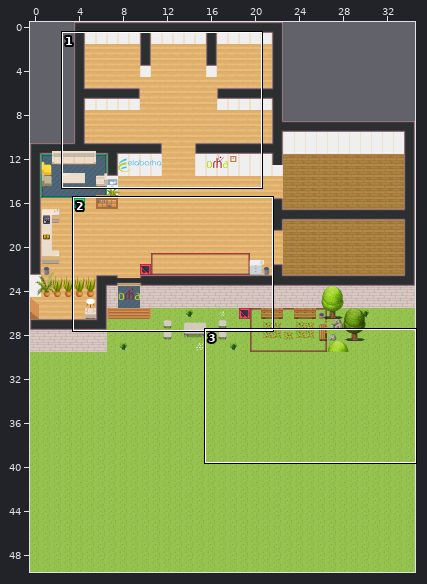
An edit to a level. Tiled map (JSON), map3.tmj. The picture above shows the old version from afar; the outline marks the close-up.
Close-up. Before:
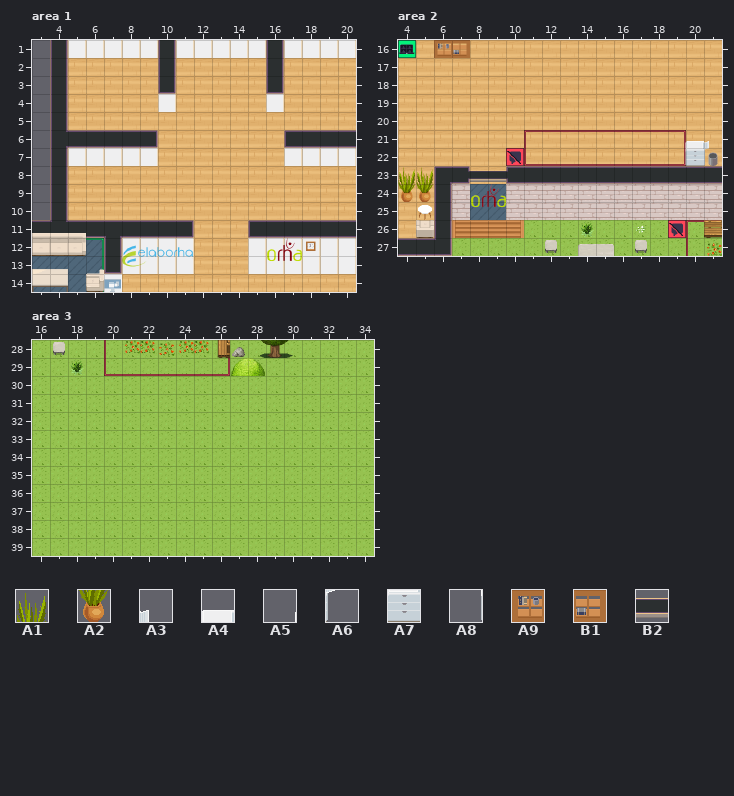
Cells are 32x32 px. Shown: area 1 x 3..20, y 1..14; area 2 x 4..21, y 16..27; area 3 x 16..34, y 28..39. The commit also changed other parts of the map, which this record leaves out.
Key: from "WA_Decoration": A1 75, A2 87; from "WA_Miscellaneous": A3 26 flipped left-right, A4 27 flipped left-right, A5 28 flipped left-right, A6 36 flipped left-right, A7 37 flipped left-right, A8 38 flipped left-right; from "WA_Other_Furniture": A9 31, B1 32; from "WA_Room_Builder": B2 64.
__ is an empty cell.
Layers that did not change in this view are not listed.
Layer "furniture/Pièce principale" before, area 2, first column x 4:
16 __ __ A9 B1 __ __ __ __ __ __ __ __ __ __ __ __ __ __
17 __ __ __ __ __ __ __ __ __ __ __ __ __ __ __ __ __ __
18 __ __ __ __ __ __ __ __ __ __ __ __ __ __ __ __ __ __
19 __ __ __ __ __ __ __ __ __ __ __ __ __ __ __ __ __ __
20 __ __ __ __ __ __ __ __ __ __ __ __ __ __ __ __ __ __
21 __ __ __ __ __ __ __ __ __ __ __ __ __ __ __ __ __ __
22 __ __ __ __ __ __ __ __ __ __ __ __ __ __ __ A8 A7 A6
23 __ __ __ __ __ __ __ __ __ __ __ __ __ __ __ __ __ __
24 A2 A2 __ __ __ __ __ __ __ __ __ __ __ __ __ __ __ __
Layer "Par dessus personnages/Pièce principale" before, area 2, first column x 4:
16 __ __ __ __ __ __ __ __ __ __ __ __ __ __ __ __ __ __
17 __ __ __ __ __ __ __ __ __ __ __ __ __ __ __ __ __ __
18 __ __ __ __ __ __ __ __ __ __ __ __ __ __ __ __ __ __
19 __ __ __ __ __ __ __ __ __ __ __ __ __ __ __ __ __ __
20 __ __ __ __ __ __ __ __ __ __ __ __ __ __ __ __ __ __
21 __ __ __ __ __ __ __ __ __ __ __ __ __ __ __ A5 A4 A3
22 __ __ __ __ __ __ __ __ __ __ __ __ __ __ __ __ __ __
23 A1 A1 __ __ B2 B2 __ __ __ __ __ __ __ __ __ __ __ __
The result:
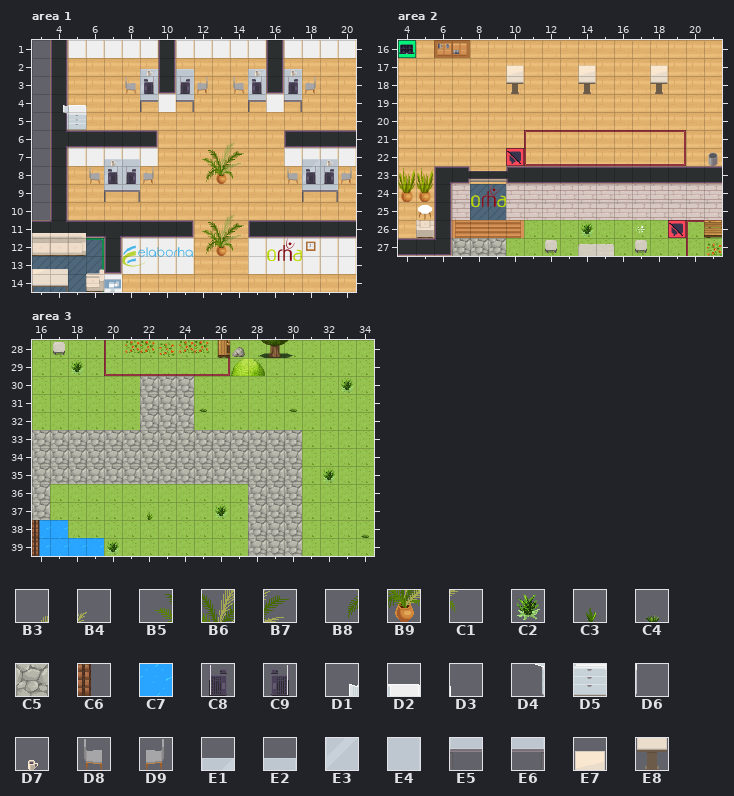
Further tiles: from "WA_Decoration": B3 61, B4 62, B5 72, B6 73, B7 74, B8 84, B9 85, C1 86; from "WA_Exterior": C2 506, C3 508, C4 509, C5 650, C6 734, C7 742; from "WA_Miscellaneous": C8 24, C9 25, D1 26, D2 27, D3 28, D4 36, D5 37, D6 38, D7 59; from "WA_Seats": D8 119, D9 120; from "WA_Tables": E1 5, E2 7, E3 15, E4 17, E5 25, E6 27, E7 42, E8 52.
Tiles of an added or newly shown layer are drawn over the layers below it.
The commit says: Ajout de nos éléments de bureaux/réunions
Change:
Changed rows in their new state; .. is an unchanged cell.
Layer "furniture/Pièce principale", area 1:
first column x 4:
 4 D1 .. ..
 5 D4 D5 D6
Layer "Bureaux/Tables chaises", area 1:
first column x 6:
 3 .. .. D8 E3 .. E4 D9 .. D8 E3 .. E4 D9 .. ..
 4 .. .. .. E5 .. E6 .. .. .. E5 .. E6 .. .. ..
 7 .. E1 E2 .. .. .. .. .. .. .. .. .. E1 E2 ..
 8 D8 E3 E4 D9 .. .. .. .. .. .. .. D8 E3 E4 D9
 9 .. E5 E6 .. .. .. .. .. .. .. .. .. E5 E6 ..
Layer "Bureaux/Plantes" (added), area 1:
first column x 13:
 8 B9
first column x 13:
12 B9
Layer "Par dessus personnages/Bureaux - Plantes" (added), area 1:
first column x 12:
 6 .. B3 B4
 7 B5 B6 B7
 8 B8 .. C1
10 .. B3 B4
11 B5 B6 B7
12 B8 .. C1
Layer "Par dessus personnages/Bureaux - Tables " (added), area 1:
first column x 9:
 2 E1 .. E2 .. .. .. E1 .. E2
Layer "Par dessus personnages/Bureaux - Ordi & " (added), area 1:
first column x 9:
 2 D7 .. .. .. .. .. D7 .. D7
 3 C9 .. C8 .. .. .. C9 .. C8
first column x 7:
 7 D7 .. .. .. .. .. .. .. .. .. .. .. D7
 8 C9 C8 .. .. .. .. .. .. .. .. .. C9 C8
Layer "Par dessus personnages/Pièce principale", area 1:
first column x 5:
 4 D2 D3
Layer "SOL/Surcouche marre et sol extérie" (added), area 2:
first column x 7:
27 C5 C5 C5
Layer "furniture/Pièce principale", area 2:
first column x 10:
18 E8 .. .. .. E8 .. .. .. E8
first column x 19:
22 __ __ __
Layer "Par dessus personnages/Pièce principale", area 2:
first column x 10:
17 E7 .. .. .. E7 .. .. .. E7
first column x 19:
21 __ __ __
Layer "SOL/Marre" (added), area 3:
first column x 16:
38 C7 C7 .. ..
39 C7 C7 C7 C7
Layer "SOL/Surcouche marre et sol extérie" (added), area 3:
first column x 16:
30 .. .. .. .. .. .. C5 C5 C5 .. .. .. .. .. ..
31 .. .. .. .. .. .. C5 C5 C5 .. .. .. .. .. ..
32 .. .. .. .. .. .. C5 C5 C5 .. .. .. .. .. ..
33 C5 C5 C5 C5 C5 C5 C5 C5 C5 C5 C5 C5 C5 C5 C5
34 C5 C5 C5 C5 C5 C5 C5 C5 C5 C5 C5 C5 C5 C5 C5
35 C5 C5 C5 C5 C5 C5 C5 C5 C5 C5 C5 C5 C5 C5 C5
36 C5 .. .. .. .. .. .. .. .. .. .. .. C5 C5 C5
37 C5 .. .. .. .. .. .. .. .. .. .. .. C5 C5 C5
38 C6 .. .. .. .. .. .. .. .. .. .. .. C5 C5 C5
39 C6 .. .. .. .. .. .. .. .. .. .. .. C5 C5 C5
Layer "Par dessus personnages/Extérieur" (added), area 3:
first column x 25:
30 .. .. .. .. .. .. .. .. C2
31 C4 .. .. .. .. C4 .. .. ..
first column x 20:
35 .. .. .. .. .. .. .. .. .. .. .. .. C2 .. ..
37 .. .. C3 .. .. .. C2 .. .. .. .. .. .. .. ..
38 .. .. .. .. .. .. .. .. .. .. .. .. .. .. C4
39 C2 .. .. .. .. .. .. .. .. .. .. .. .. .. ..
